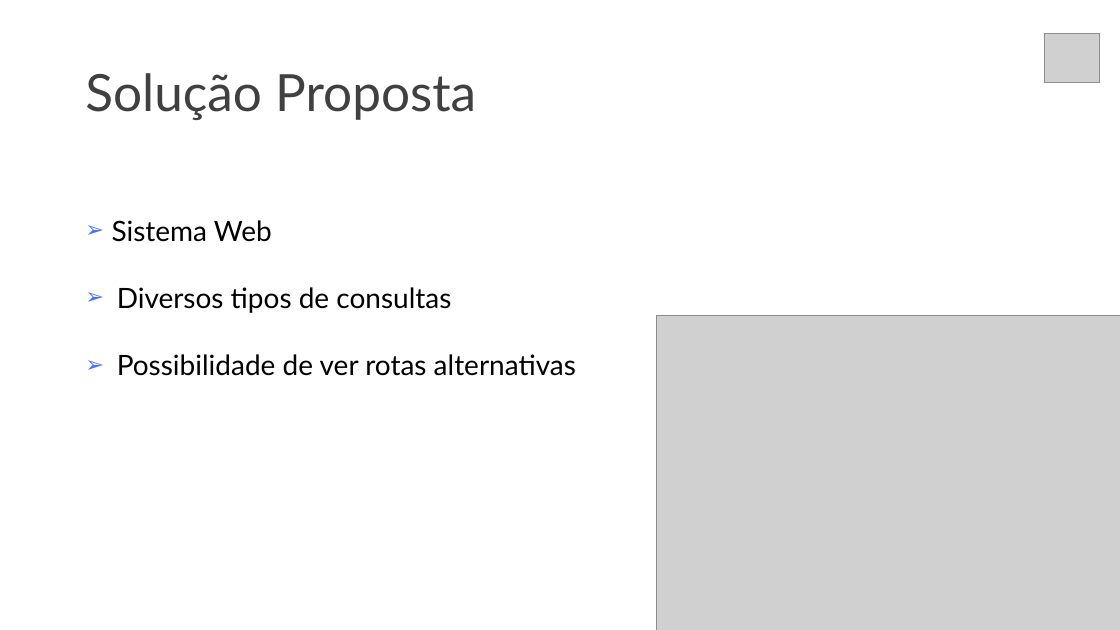
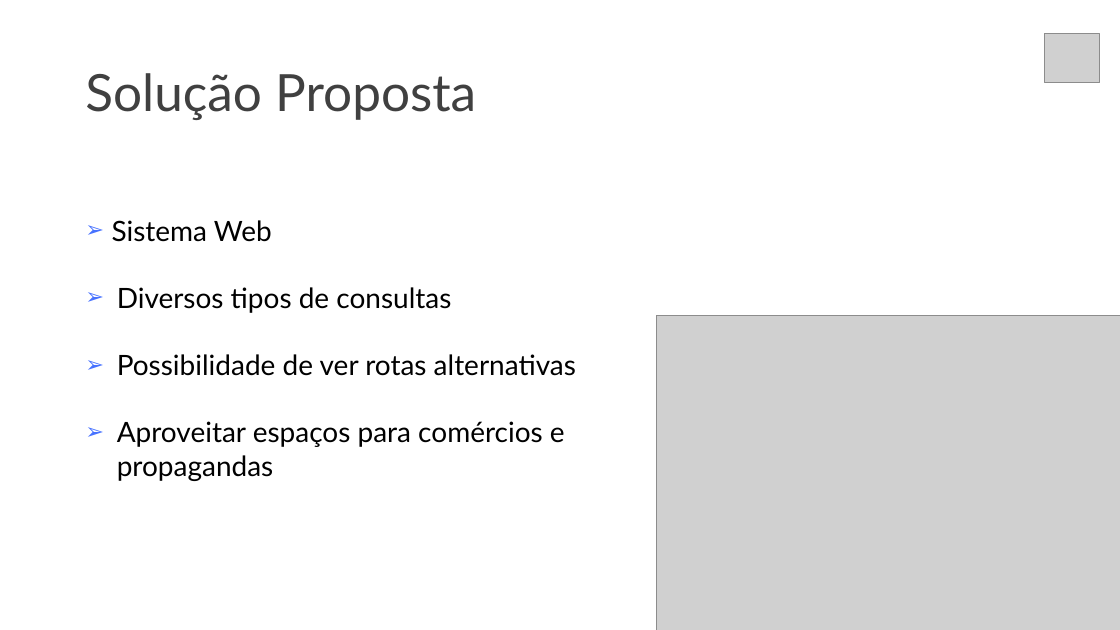
Before and after one commit to larissaSousa1998/segunda-sprint, a slide deck: slide 6 of Documentação/slide-synergy.pptx. Drawn at 1120x630 pixels with LibreOffice and Linux fonts; fonts in the diff are those of the drawing; grey boxes stand for pictures. Boxes give left, top, right and bottom in pixels: in the first picture for what was removed or moved away, otherwise in the second. Text is boxed around its words. In the diff, an @@ line names an element or a change of style, - is before the commit and + after.

```diff
--- a/Documentação/slide-synergy.pptx
+++ b/Documentação/slide-synergy.pptx
@@ text at (117,421,565,481): paragraph added @@
+➢ Aproveitar espaços para comércios e propagandas
```
Also in this commit, not shown: 1 other slide changed, 1 slide added, 1 slide removed.
